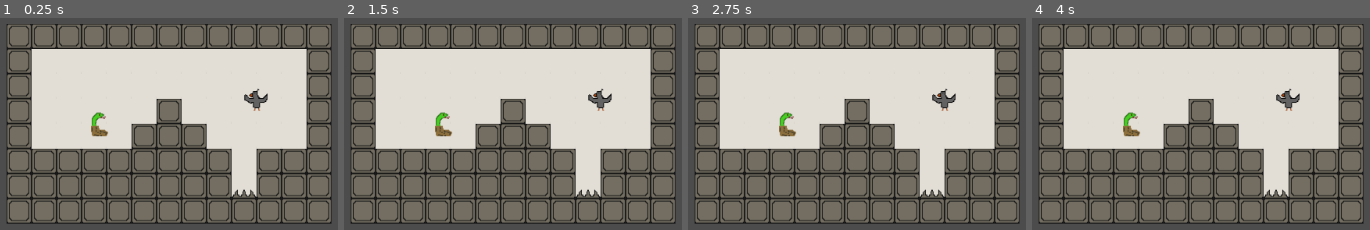
Above: before the commit, frames 1-4 (left to right).
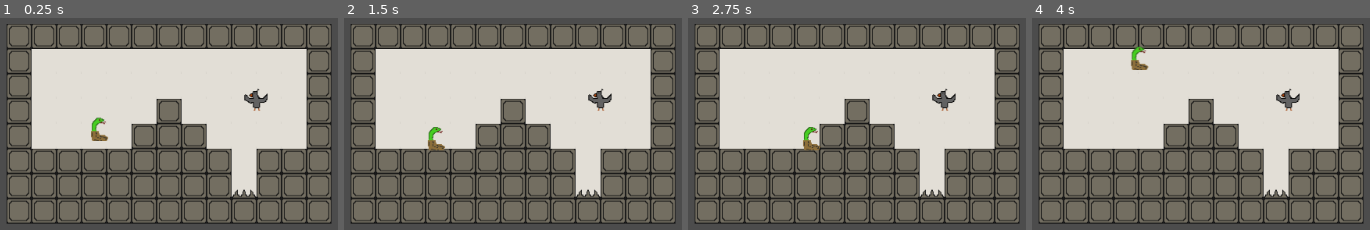
Above: after the commit, the same moments.

Repository: isaaclittler/Snake-In-Boot
Game: Godot game, scene res://level1.tscn
Two runs of this game, one before a commit and one after it. Both use one fixed random seed, a clock stepped at 60 frames per second and the inputs below.
Inputs:
- Up to frame 1 (0.25 s): no input
- Up to frame 2 (1.5 s): hold D (ui_right, bound only after the commit) 0.53-1.28 s; tap Enter at 1.25 s; hold A (ui_left, bound only after the commit) from 1.28 s (still down)
- Up to frame 3 (2.75 s): release A (ui_left, bound only after the commit) at 2.03 s; hold D (ui_right, bound only after the commit) from 2.03 s (still down)
- Up to frame 4 (4 s): release D (ui_right, bound only after the commit) at 2.78 s; hold W (ui_up, bound only after the commit) 2.78-3.53 s; hold A (ui_left, bound only after the commit) from 3.53 s (still down)

The runs differ from the first frame. In frame 1, 0.5% of the frame differs, in the area x 26-32%, y 44-59%; in frame 2, 0.7%; in frame 3, 0.7%; in frame 4, 0.7%, in the area x 26-35%, y 13-57%.

Commit message:
Added base snake movement

Diff:
--- /dev/null
+++ b/SnakeInBoot/Snake1.gd
@@ -0,0 +1,19 @@
+extends KinematicBody2D
+
+const GRAVITY = 200.0
+const BASE_SPEED = 200
+const JUMP_SPEED = 100
+
+var velocity = Vector2()
+
+func _physics_process(delta):
+	velocity.y += delta * GRAVITY
+	if Input.is_action_pressed("ui_left"):
+		velocity.x = -BASE_SPEED
+	elif Input.is_action_pressed("ui_right"):
+		velocity.x =  BASE_SPEED
+	elif Input.is_action_pressed("ui_up"):
+		velocity.y = -JUMP_SPEED
+	else:
+		velocity.x = 0
+	move_and_slide(velocity, Vector2(0, -1))
--- a/SnakeInBoot/level1.tscn
+++ b/SnakeInBoot/level1.tscn
@@ -1,26 +1,45 @@
-[gd_scene load_steps=4 format=2]
+[gd_scene load_steps=6 format=2]
 
-[ext_resource path="res://Assets/snake1.png" type="Texture" id=1]
-[ext_resource path="res://tiles.tres" type="TileSet" id=2]
-[ext_resource path="res://Assets/bird1.png" type="Texture" id=3]
+[ext_resource path="res://Snake1.gd" type="Script" id=1]
+[ext_resource path="res://Assets/snake1.png" type="Texture" id=2]
+[ext_resource path="res://tiles.tres" type="TileSet" id=3]
+[ext_resource path="res://Assets/bird1.png" type="Texture" id=4]
+
+[sub_resource type="CapsuleShape2D" id=1]
+
+custom_solver_bias = 0.0
+radius = 10.0
+height = 5.0
 
 [node name="Node" type="Node" index="0"]
 
-[node name="Snake1" type="Node2D" parent="." index="0"]
+[node name="Snake1" type="KinematicBody2D" parent="." index="0"]
 
-editor/display_folded = true
+input_pickable = false
+collision_layer = 1
+collision_mask = 1
+collision/safe_margin = 0.08
+script = ExtResource( 1 )
 
 [node name="Sprite" type="Sprite" parent="Snake1" index="0"]
 
 z_index = 1
-texture = ExtResource( 1 )
+texture = ExtResource( 2 )
 _sections_unfolded = [ "Z Index" ]
+
+[node name="CollisionShape2D" type="CollisionShape2D" parent="Snake1" index="1"]
+
+modulate = Color( 0.174957, 0.246142, 0.710938, 1 )
+self_modulate = Color( 0.121185, 0.539404, 0.816406, 1 )
+position = Vector2( -3, 1 )
+shape = SubResource( 1 )
+_sections_unfolded = [ "Transform" ]
 
 [node name="TileMap" type="TileMap" parent="." index="1"]
 
 position = Vector2( -58.0967, 0 )
 mode = 0
-tile_set = ExtResource( 2 )
+tile_set = ExtResource( 3 )
 cell_size = Vector2( 32, 32 )
 cell_quadrant_size = 16
 cell_custom_transform = Transform2D( 1, 0, 0, 1, 0, 0 )
--- a/SnakeInBoot/project.godot
+++ b/SnakeInBoot/project.godot
@@ -14,6 +14,21 @@
 run/main_scene="res://level1.tscn"
 config/icon="res://icon.png"
 
+[input]
+
+ui_left=[ Object(InputEventKey,"resource_local_to_scene":false,"resource_name":"","device":0,"alt":false,"shift":false,"control":false,"meta":false,"command":false,"pressed":false,"scancode":65,"unicode":0,"echo":false,"script":null)
+, Object(InputEventJoypadButton,"resource_local_to_scene":false,"resource_name":"","device":0,"button_index":14,"pressure":0.0,"pressed":false,"script":null)
+ ]
+ui_right=[ Object(InputEventKey,"resource_local_to_scene":false,"resource_name":"","device":0,"alt":false,"shift":false,"control":false,"meta":false,"command":false,"pressed":false,"scancode":68,"unicode":0,"echo":false,"script":null)
+, Object(InputEventJoypadButton,"resource_local_to_scene":false,"resource_name":"","device":0,"button_index":15,"pressure":0.0,"pressed":false,"script":null)
+ ]
+ui_up=[ Object(InputEventKey,"resource_local_to_scene":false,"resource_name":"","device":0,"alt":false,"shift":false,"control":false,"meta":false,"command":false,"pressed":false,"scancode":87,"unicode":0,"echo":false,"script":null)
+, Object(InputEventJoypadButton,"resource_local_to_scene":false,"resource_name":"","device":0,"button_index":12,"pressure":0.0,"pressed":false,"script":null)
+ ]
+ui_down=[ Object(InputEventKey,"resource_local_to_scene":false,"resource_name":"","device":0,"alt":false,"shift":false,"control":false,"meta":false,"command":false,"pressed":false,"scancode":83,"unicode":0,"echo":false,"script":null)
+, Object(InputEventJoypadButton,"resource_local_to_scene":false,"resource_name":"","device":0,"button_index":13,"pressure":0.0,"pressed":false,"script":null)
+ ]
+
 [rendering]
 
 environment/default_environment="res://default_env.tres"
Not shown: 1 places in SnakeInBoot/level1.tscn that only renumber resources
